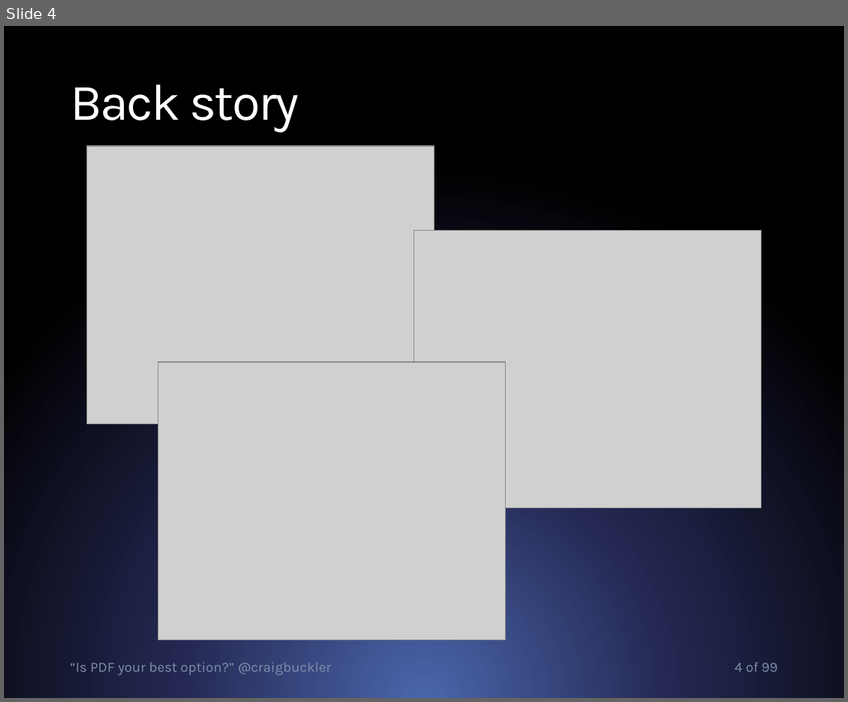
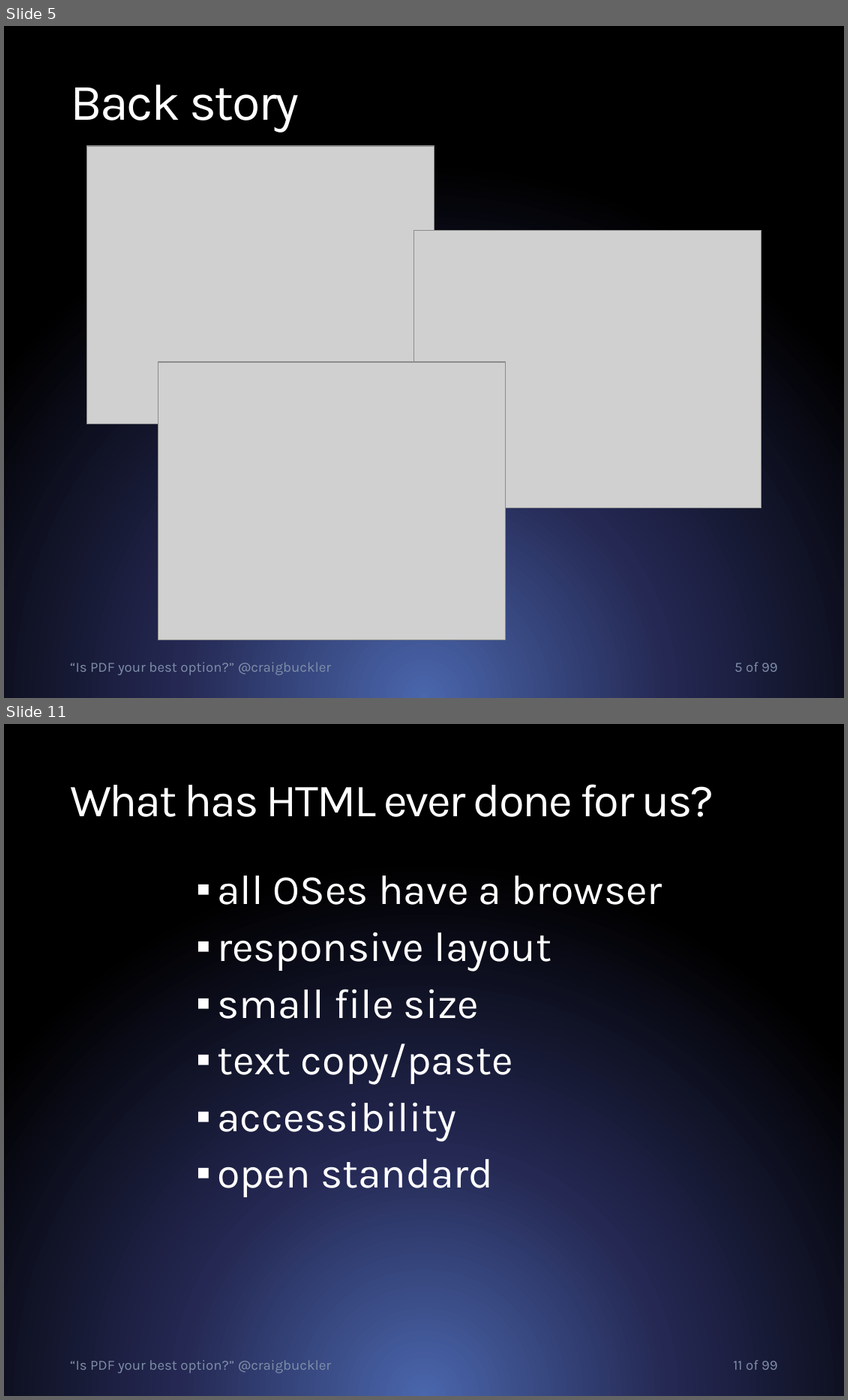
Before and after one commit to craigbuckler/html5-export, a slide deck: craigbuckler-pdf-html.pptx. Shown one above the other, each under a label of ours: slide 4 before the commit, slides 5 and 11 after it; the slides between them are not shown. The pictures are 848x702 and 848x1400 pixels, drawn with LibreOffice and Linux fonts; fonts in the diff are those of the drawing; grey boxes stand for pictures. Boxes give left, top, right and bottom in pixels: in the first picture for what was removed or moved away, otherwise in the second. Text is boxed around its words. In the diff, an @@ line names an element or a change of style, - is before the commit and + after.

```diff
--- a/craigbuckler-pdf-html.pptx
+++ b/craigbuckler-pdf-html.pptx
@@ slide 11 added at (4, 724, 844, 1396), background gradient #4A66AC to #242852 to #000000 @@
@@ title added at (70, 784, 714, 817), 39.9 pt, text #FFFFFF @@
+What has HTML ever done for us?
@@ text added at (217, 876, 662, 1197), 36 pt, text #FFFFFF @@
+▪ all OSes have a browser
+▪ responsive layout
+▪ small file size
+▪ text copy/paste
+▪ accessibility
+▪ open standard
@@ text added at (70, 1360, 331, 1374), 12.1 pt, text #7F8FA9 @@
+“Is PDF your best option?” @craigbuckler
@@ page number added at (733, 1360, 778, 1370), 12.1 pt, text #7F8FA9 @@
+11 of 99
@@ what was slide 4 is now slide 5 @@
@@ page number at (734, 662, 778, 672): text changed @@
-4 of 99
+5 of 99
```
Also in this commit, not shown: 1 slide changed, 7 other slides added, 3 other files.
